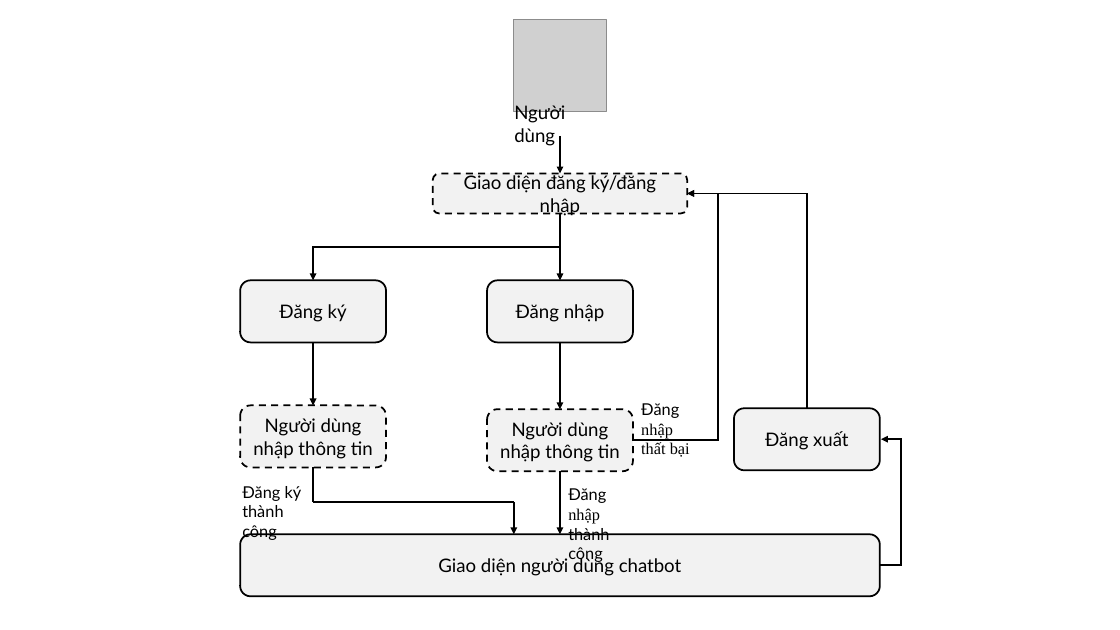
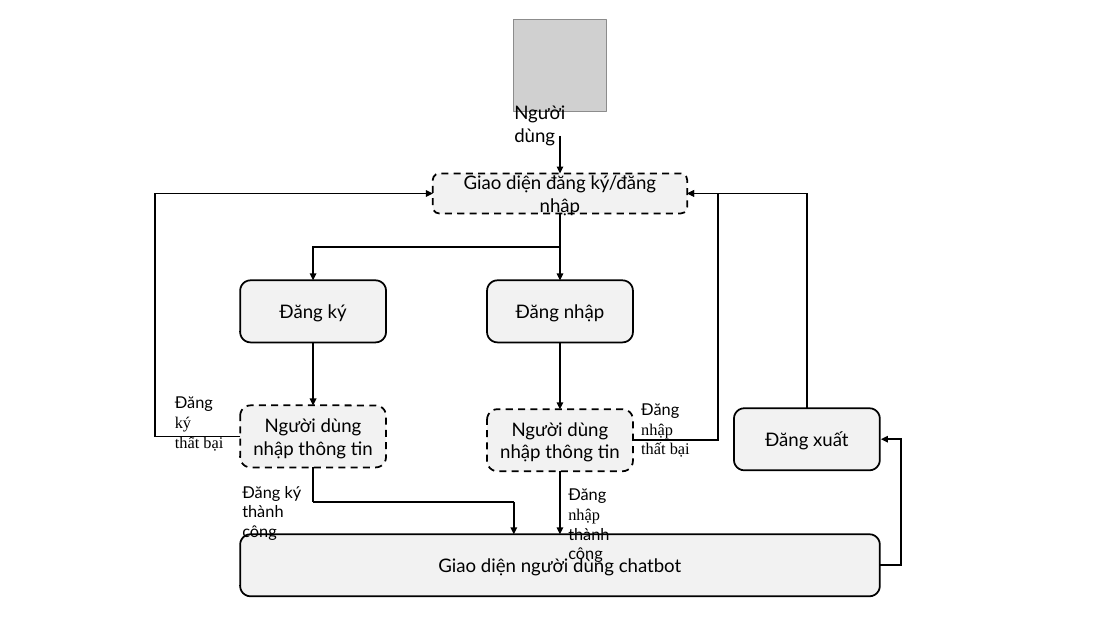
Before and after one commit to ngovanuc/Vietnamese_History_Chatbot, a slide deck: slide 10 of documents/hinh_ve_trong_cao_cao_do_an.pptx (slide 9 before the commit). Drawn at 1120x630 pixels with LibreOffice and Linux fonts; fonts in the diff are those of the drawing; grey boxes stand for pictures. Boxes give left, top, right and bottom in pixels: in the first picture for what was removed or moved away, otherwise in the second. Text is boxed around its words. In the diff, an @@ line names an element or a change of style, - is before the commit and + after.

```diff
--- a/documents/hinh_ve_trong_cao_cao_do_an.pptx
+++ b/documents/hinh_ve_trong_cao_cao_do_an.pptx
@@ elbow arrow added from (240, 437) to (433, 193), #000000 1.5 pt @@
@@ text added at bbox=[175, 396, 223, 451], 14 pt, text #000000 @@
+Đăng ký
+thất bại
```
Also in this commit, not shown: 5 other slides changed, 1 slide added, 1 other file.
